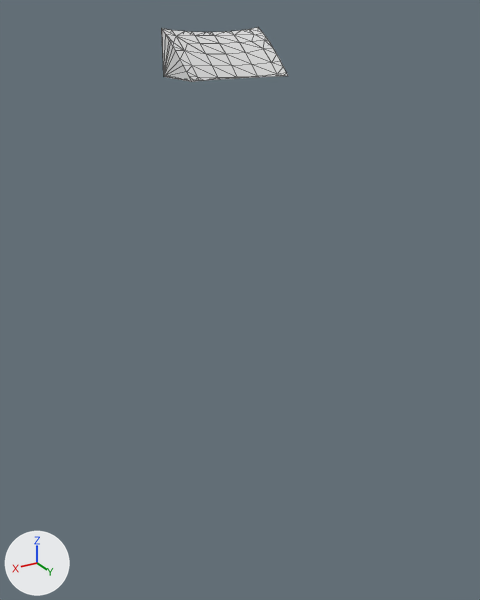
What one commit did to the glTF model assets/terrain/surface_pieces/surf_29_9.glb.
Rendered twice from a camera (50 mm lens) standing at (53.2, 88.7, -17.4) and looking at (37.3, 62.2, -30.7). Arrows for +X, +Y and +Z are at lower left; the lights stay in place. The older version comes first. Mesh edges are drawn as thin lines. Where no turn or scale is listed for an object, it has been applied to the vertices.

Objects in the first picture: 'geometry_0'.
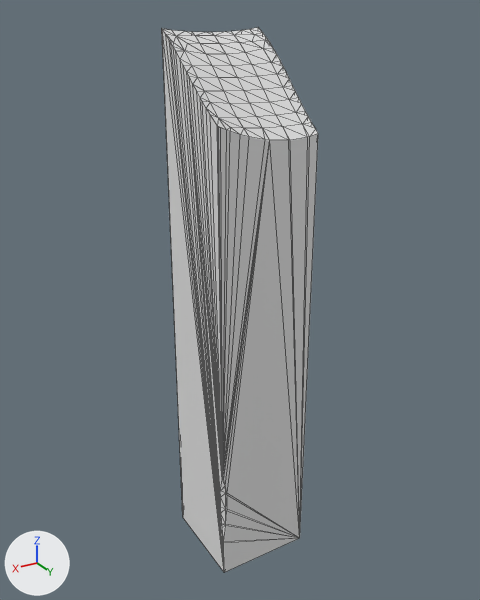
Location of each change, (x1, y1, x2, y2) in pixels of the pictures (480 x 600 px):
```json
{"object": "geometry_0", "change": "reshaped", "before": [162, 27, 288, 82], "after": [162, 27, 318, 572], "on screen": "24% wider, 875% taller"}
{"part": 1, "of": "me_geometry_0", "change": "built on", "before": [162, 30, 288, 82], "after": [162, 30, 318, 572]}
```

Edits to the scene script, one JSON object a line:
```json
{"block": "me_geometry_0", "where": "# used by ob_geometry_0; location = (0.0, 0.0, 0.0)"}
{"op": "remove", "block": "me_geometry_0", "code": "me_geometry_0.from_pydata(...)  # 72 vertices, 140 faces; spans x 35.0..40.0, y 60.0..62.75, z -20.0..-17.99"}
{"op": "add", "block": "me_geometry_0", "code": "me_geometry_0.from_pydata(...)  # 136 vertices, 268 faces; spans x 35.0..40.0, y 60.0..65.0, z -45.0..-17.99"}
{"block": "me_geometry_0", "change": "me_geometry_0 part 1"}
{"block": "me_geometry_0", "change": "13 vertices are removed from x 35.0..40.0, y 60.0..62.75, z -20.0"}
{"block": "me_geometry_0", "change": "61 faces are deleted"}
{"block": "me_geometry_0", "change": "2 vertices move from x 35.26..39.82, y 62.52..62.69, z -20.0 to x 35.0..40.0, y 62.68..62.85, z -20.11..-20.09"}
{"block": "me_geometry_0", "change": "77 vertices are added at x 35.0..40.0, y 60.0..65.0, z -45.0..-20.33"}
{"block": "me_geometry_0", "change": "189 new faces join them"}
```
